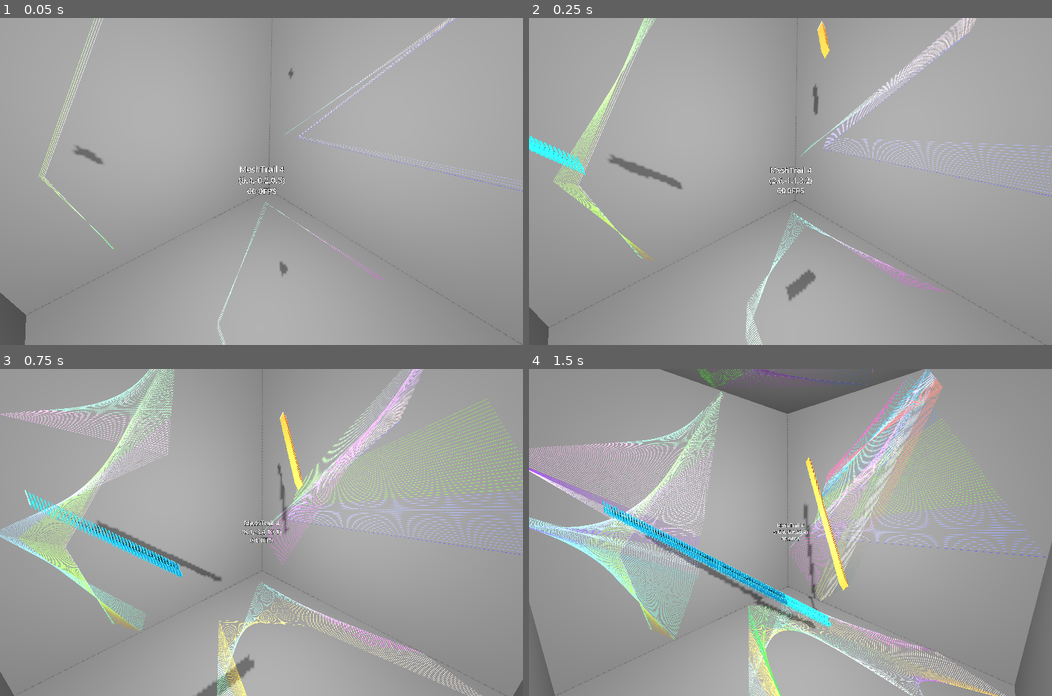
Above: before the commit, frames 1-4 (two rows, left to right).
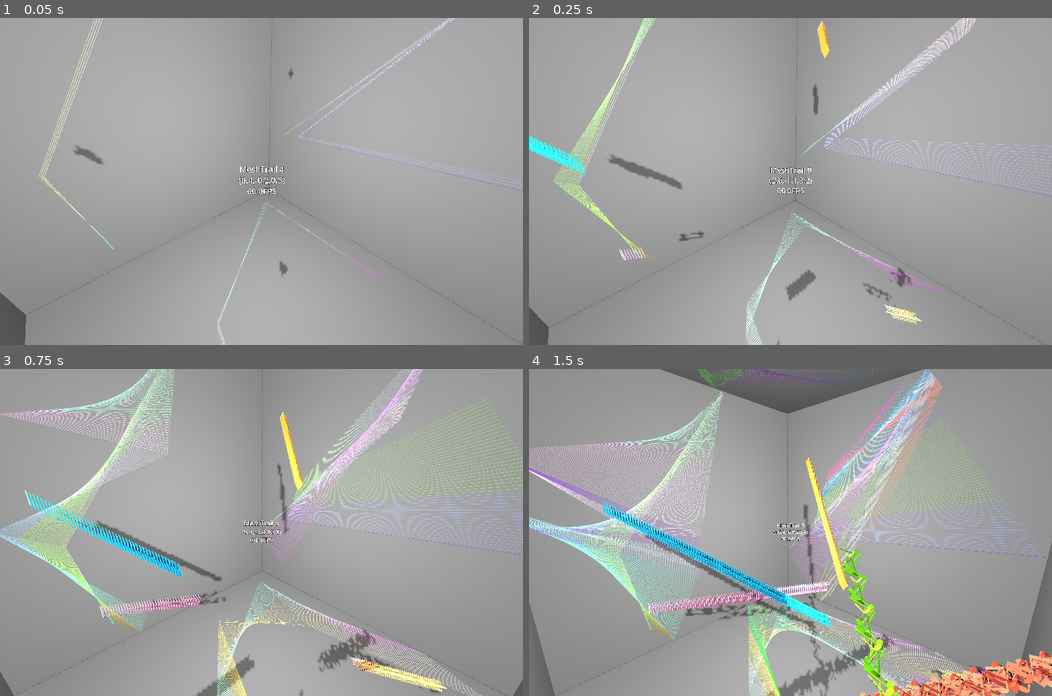
Above: after the commit, the same moments.

Repository: kasworld/gd4game3d
Game: Godot game, scene res://main.tscn
The game is run twice, just before and just after one commit, with the same random seed, the same clock (stepped at 60 frames per second) and the same inputs.
Inputs (mouse positions are in pixels of both pictures, inside the frame that each line leads up to):
- Up to frame 1 (0.05 s): no input
- Up to frame 2 (0.25 s): no input
- Up to frame 3 (0.75 s): tap Enter at 0.5 s; move the mouse to (376, 516) at 0.52 s; click (376, 516) at 0.67 s
- Up to frame 4 (1.5 s): move the mouse to (685, 548) at 1.27 s; click (685, 548) at 1.42 s

Frame 1 is identical in both runs. In frame 2, 0.4% of the frame differs, in the area x 17-76%, y 45-100%; in frame 3, 1.6%; in frame 4, 4.9%, in the area x 22-100%, y 47-100%.

Commit message:
update current_rot_accel

Diff:
--- a/main.gd
+++ b/main.gd
@@ -6,7 +6,7 @@
 var meshtrail_list = []
 var b_box :AABB
 #var MeshTrailTypeList = PlayingCard.make_deck_with_joker()
-var MeshTrailTypeList = ["♠","♣","♥","♦" ] #,"★","☆","♩","♪","♬"]
+var MeshTrailTypeList = ["♠","♣","♥","♦" ,"★","☆","♩","♪","♬"]
 #var MeshTrailTypeList = [0,1,2,3,4,5,"♠","♣","♥","♦"]
 
 func _ready() -> void:
--- a/mesh_trail/mesh_trail.gd
+++ b/mesh_trail/mesh_trail.gd
@@ -73,7 +73,7 @@
 
 	if bn.bounced != Vector3i.ZERO:
 		current_color = NamedColorList.color_list.pick_random()[0]
-		current_rot_accel = randf_range(-PI,PI)/4
+		current_rot_accel =  randfn(0, PI/4)
 	current_rot += current_rot_accel
 	set_multi_pos_rot(newi, bn.pos, velocity.normalized(), current_rot)
 	set_multi_color(newi, current_color)
